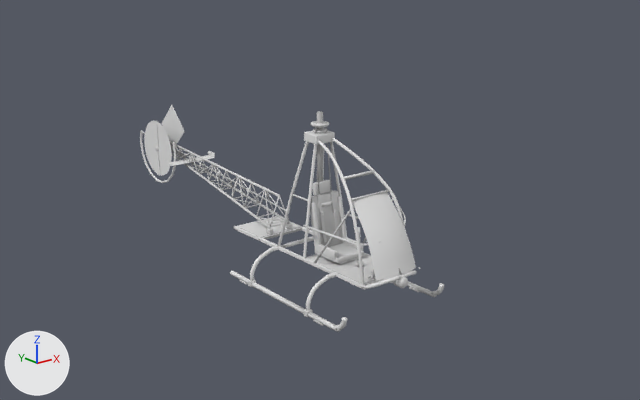
One commit to the glTF model game/assets/world/ka-fa-1500.glb: the scene before it, then after it.
Rendered twice from a camera (50 mm lens) standing at (-6.88, -8.45, 4.58) and looking at (0.21, 0.42, 1.03). The lights are fixed; the arrows at lower left show +X, +Y and +Z. The older version comes first. Objects named as collision shapes, trigger or cutter boxes, shadow casters or lower levels of detail are left out. Where no turn or scale is listed for an object, it has been applied to the vertices.

Objects in the first picture: 'Body_lod0', 'Glass_lod0', 'TailRotorBlur' and 2 more.
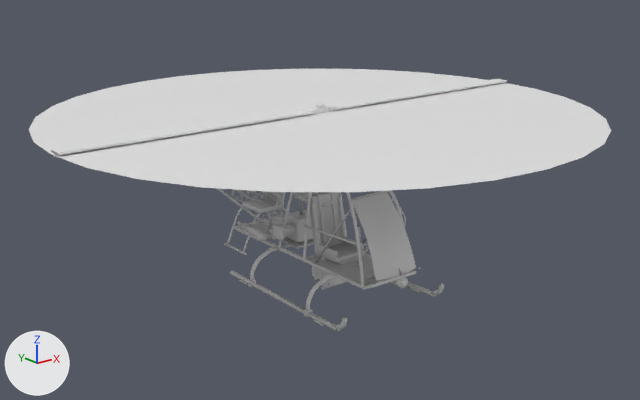
Boxes (x1, y1, x2, y2) around the edits, measured in the pictures (640 x 400 px):
'RotorBlur', added
    after: (29, 69, 611, 192)
'Rotor_lod0', added
    after: (51, 79, 507, 155)
'Twin_lod0', added
    after: (237, 192, 333, 249)
'RearSeat_lod0', added
    after: (224, 191, 285, 255)
'JerryTank_lod0', added
    after: (312, 242, 369, 290)

Patch to the scene script:
```diff
--- a/game/assets/world/ka-fa-1500.glb.py
+++ b/game/assets/world/ka-fa-1500.glb.py
@@ me_jerrytank_lod0 @@
+me_jerrytank_lod0.from_pydata(...)  # 696 vertices, 1320 faces; spans x -0.265..0.436, y -0.22..0.22, z -0.355..0.195
+me_jerrytank_lod0.materials.append(mat_m_hollow_kafa)
@@ me_rotorblur @@
+me_rotorblur.from_pydata(...)  # 33 vertices, 32 faces; spans x -3.5..3.5, y -3.5..3.5, z 0.0
+me_rotorblur.materials.append(mat_m_hollow_kafa_blur)
@@ me_rotor_lod0 @@
+me_rotor_lod0.from_pydata(...)  # 756 vertices, 1452 faces; spans x -3.48..3.48, y -0.13..0.13, z -0.03..0.1
+me_rotor_lod0.materials.append(mat_m_hollow_kafa)
@@ me_rearseat_lod0 @@
+me_rearseat_lod0.from_pydata(...)  # 784 vertices, 1516 faces; spans x -0.596..0.225, y -0.262..0.262, z -0.216..1.069
+me_rearseat_lod0.materials.append(mat_m_hollow_kafa)
@@ me_twin_lod0 @@
+me_twin_lod0.from_pydata(...)  # 2232 vertices, 4232 faces; spans x -0.535..0.43, y -0.582..0.785, z -0.006..0.695
+me_twin_lod0.materials.append(mat_m_hollow_kafa)
@@ ob_jerrytank_lod0 @@
+ob_jerrytank_lod0 = bpy.data.objects.new('JerryTank_lod0', me_jerrytank_lod0)
+ob_jerrytank_lod0.location = (0.0, -0.2, 0.42)
@@ ob_rotorblur @@
+ob_rotorblur = bpy.data.objects.new('RotorBlur', me_rotorblur)
+ob_rotorblur.location = (0.0, 0.15, 2.3)
@@ ob_rotor_lod0 @@
+ob_rotor_lod0 = bpy.data.objects.new('Rotor_lod0', me_rotor_lod0)
+ob_rotor_lod0.location = (0.0, 0.15, 2.3)
@@ ob_rearseat_lod0 @@
+ob_rearseat_lod0 = bpy.data.objects.new('RearSeat_lod0', me_rearseat_lod0)
+ob_rearseat_lod0.location = (0.0, 1.3, 0.47)
@@ ob_twin_lod0 @@
+ob_twin_lod0 = bpy.data.objects.new('Twin_lod0', me_twin_lod0)
+ob_twin_lod0.location = (0.0, 0.55, 0.47)
```
